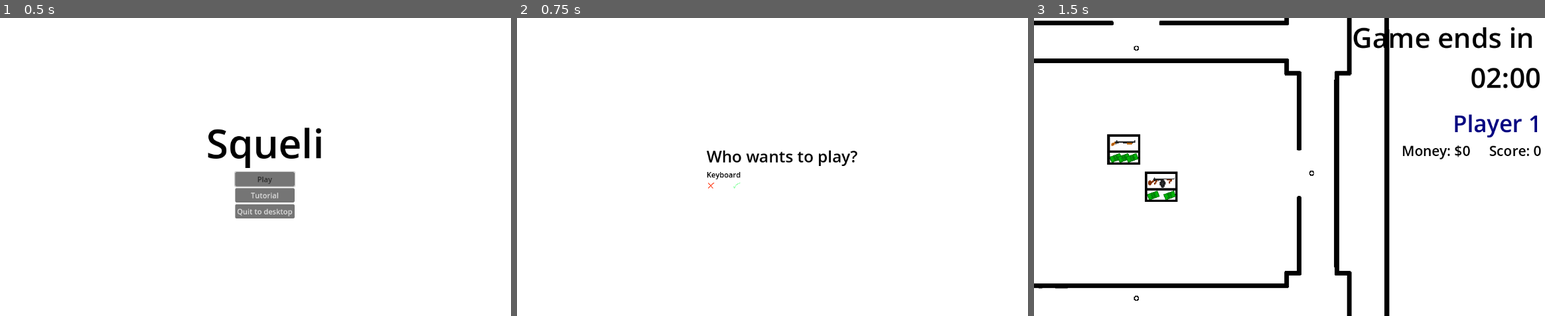
Above: before the commit, frames 1-3 (left to right).
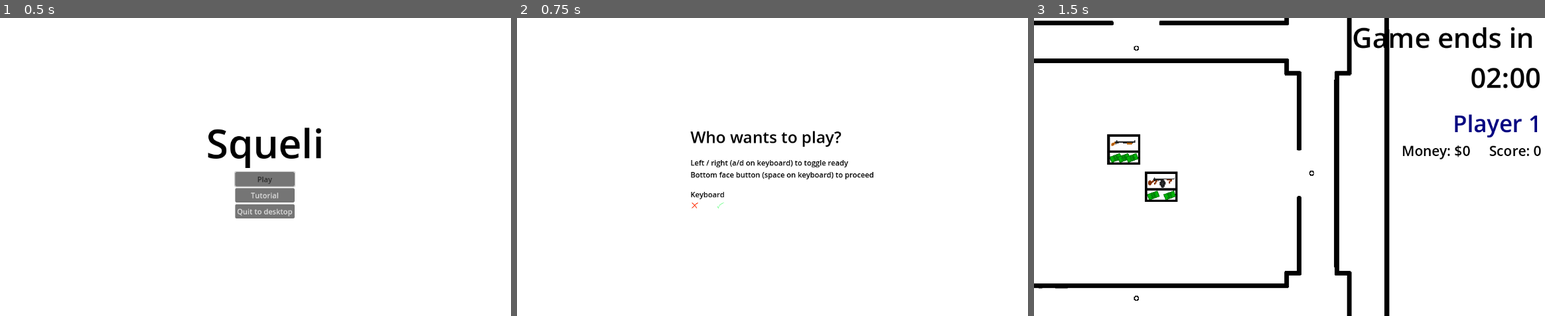
Above: after the commit, the same moments.

Repository: haihala/SGH-winter-jam-2025
Game: Godot game, scene res://menus/main_menu.tscn
Same seed, same stepped clock (60 frames per second), same inputs: the game is played once before the commit and once after it.
Inputs:
- Up to frame 1 (0.5 s): no input
- Up to frame 2 (0.75 s): click "Play" at 0.5 s
- Up to frame 3 (1.5 s): tap Enter at 1.25 s; hold D (kb_right) from 1.28 s (still down); tap Space (kb_attack) at 1.35 s

Frame 1 is identical in both runs. In frame 2, 1.8% of the frame differs, in the area x 33-70%, y 37-64%; in frame 3, nothing differs.

Commit message:
Add help text to device select

Diff:
--- a/godot-project/menus/device_select.tscn
+++ b/godot-project/menus/device_select.tscn
@@ -1,10 +1,7 @@
 [gd_scene load_steps=3 format=3 uid="uid://dljlt8l5pnj6y"]
 
 [ext_resource type="Script" path="res://menus/device_select.gd" id="1_xakli"]
-
-[sub_resource type="LabelSettings" id="LabelSettings_xw5ru"]
-font_size = 35
-font_color = Color(0, 0, 0, 1)
+[ext_resource type="Theme" uid="uid://ck8eyctgeg42k" path="res://theme.tres" id="2_wjxdq"]
 
 [node name="Device select" type="Control"]
 layout_mode = 3
@@ -29,11 +26,19 @@
 offset_bottom = 11.5
 grow_horizontal = 2
 grow_vertical = 2
+theme_override_constants/separation = 20
 
-[node name="Label" type="Label" parent="Layout"]
+[node name="Title" type="Label" parent="Layout"]
 layout_mode = 2
+theme = ExtResource("2_wjxdq")
+theme_override_font_sizes/font_size = 35
 text = "Who wants to play?"
-label_settings = SubResource("LabelSettings_xw5ru")
+
+[node name="Title2" type="Label" parent="Layout"]
+layout_mode = 2
+theme = ExtResource("2_wjxdq")
+text = "Left / right (a/d on keyboard) to toggle ready
+Bottom face button (space on keyboard) to proceed"
 
 [node name="DeviceContainer" type="HBoxContainer" parent="Layout"]
 layout_mode = 2
